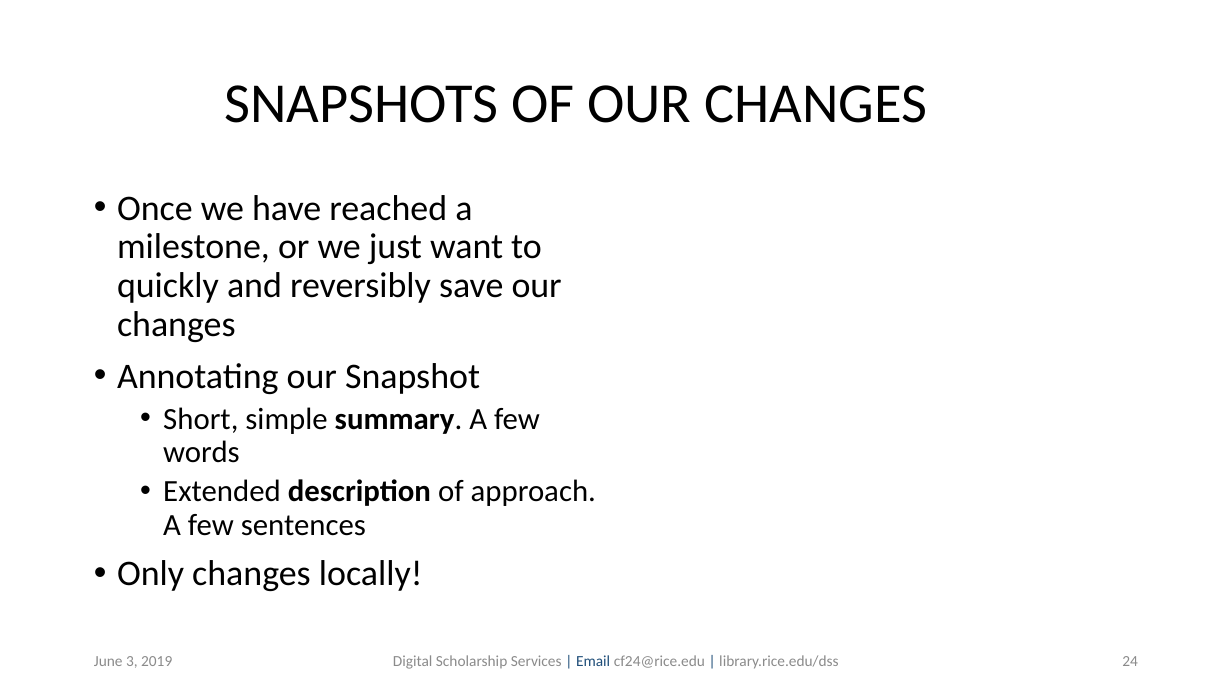
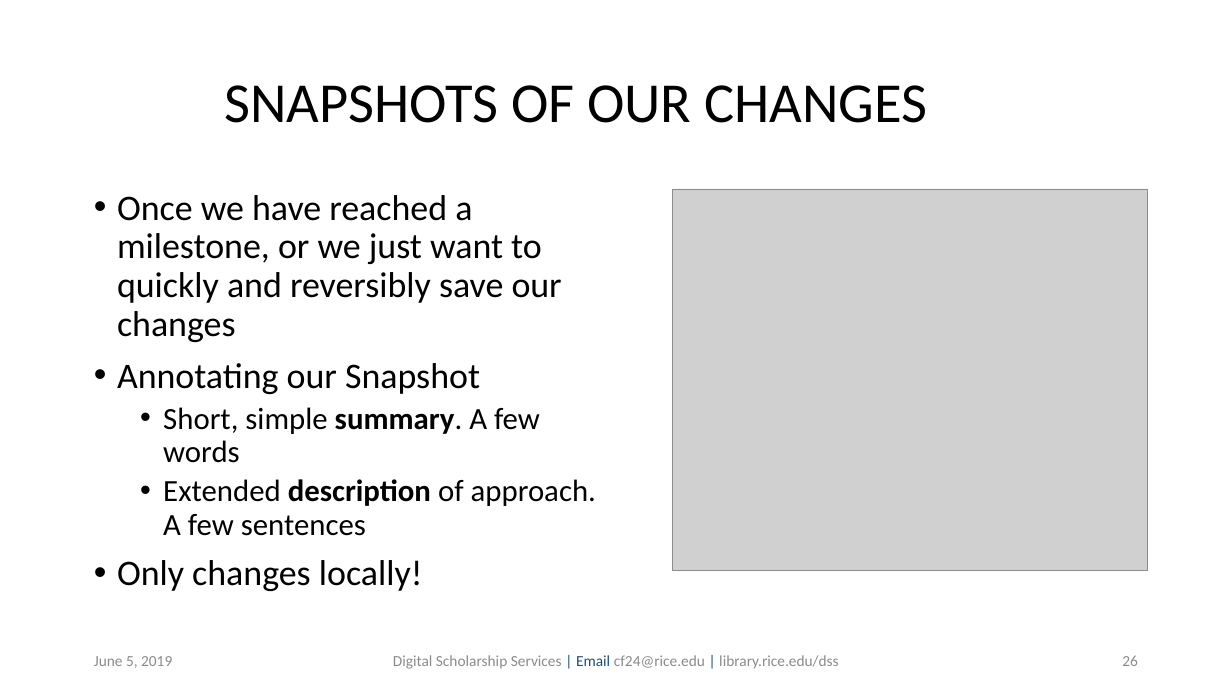
Before and after one commit to bakitybacon/rice-data-and-donuts, a slide deck: slide 26 of github/Introduction to Git & Github.pptx (slide 24 before the commit). Drawn at 1232x693 pixels with LibreOffice and Linux fonts; fonts in the diff are those of the drawing; grey boxes stand for pictures; background and template pictures are left out. Boxes give left, top, right and bottom in pixels: in the first picture for what was removed or moved away, otherwise in the second. Text is boxed around its words. In the diff, an @@ line names an element or a change of style, - is before the commit and + after.

```diff
--- a/github/Introduction to Git & Github.pptx
+++ b/github/Introduction to Git & Github.pptx
@@ picture added at [673, 189, 1148, 571] @@
@@ text at [94, 656, 172, 668]: text changed @@
-June 3, 2019
+June 5, 2019
@@ page number at [1122, 655, 1138, 666]: text changed @@
-24
+26
```
Also in this commit, not shown: 27 other slides changed, 12 slides added.
